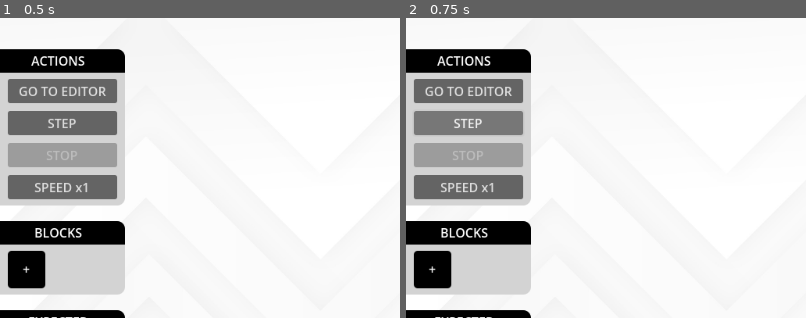
Above: before the commit, frames 1-2 (left to right).
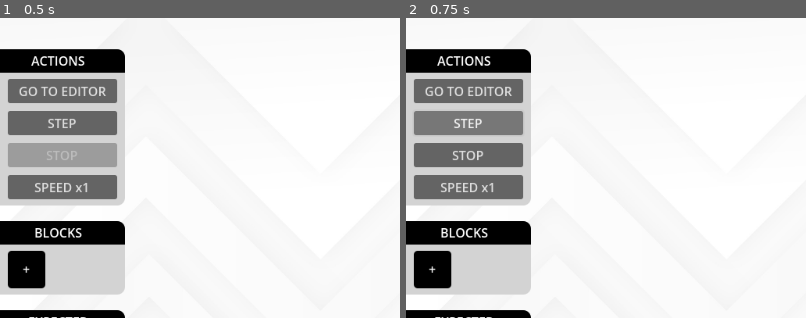
Above: after the commit, the same moments.

Repository: ricoapon/planet-cell
Game: Godot game, scene res://scenes/screens/PlayGridScreen.tscn
Two runs of this game, one before a commit and one after it. Both use one fixed random seed, a clock stepped at 60 frames per second and the inputs below. This scene is started directly instead of the project's main scene.
Inputs:
- Up to frame 1 (0.5 s): no input
- Up to frame 2 (0.75 s): click "STEP" at 0.5 s
The pictures show only the part of the screen within x 0-50%, y 0-50%; the shares and areas given below are measured in that part.

Frame 1 is identical in both runs. In frame 2, 2.1% of the frame differs, in the area x 2-30%, y 41-50%.
Error before the commit: Invalid call. Nonexistent function 'getBlocksOfType' in base 'Nil'. (res://scripts/logic/grids/GridExecution.gd:13)
Error after the commit: Invalid call. Nonexistent function 'getBlocksOfType' in base 'Nil'. (res://scripts/logic/grids/GridExecution.gd:15)

Commit message:
Improve grid execution visuals

Diff:
--- a/scenes/components/grids/GridExecutionView.gd
+++ b/scenes/components/grids/GridExecutionView.gd
@@ -12,6 +12,7 @@
 	grid = grid_view.grid
 	grid_execution = GridExecution.new(grid)
 	z_index = 3
+	_update_output_view()
 
 	position = grid_view.position
 
@@ -27,30 +28,13 @@
 	return grid_execution.has_next_step()
 
 func _draw():
-	for powered_edge in grid_execution.next_powered_edges:
-		# Starting point is with edge null.
-		if powered_edge.from == null:
-			draw_circle(to_middle_vector(powered_edge.to.x, powered_edge.to.y), 10, Color.RED)
-			continue
-
-		var x = powered_edge.from.x
-		var y = powered_edge.from.y
-		if powered_edge.from.x == powered_edge.to.x:
-			if powered_edge.from.y < powered_edge.to.y:
-				y += powered_edge.step
-			else:
-				y -= powered_edge.step
-		else:
-			if powered_edge.from.x < powered_edge.to.x:
-				x += powered_edge.step
-			else:
-				x -= powered_edge.step
-
-		var middle = to_middle_vector(x, y)
+	for active_coordinate in grid_execution.show_as_active.keys():
+		var middle = to_middle_vector(active_coordinate)
 		draw_circle(middle, 10, Color.RED)
 
 		# TODO: Find a better way to display power.
-		draw_string(get_theme_default_font(), middle, str(powered_edge.power))
+		var power = grid_execution.show_as_active.get_value(active_coordinate)
+		draw_string(get_theme_default_font(), middle, str(power))
 
-func to_middle_vector(x: int, y: int) -> Vector2:
-	return GridCalculations.determine_middle(Coordinate.new(x, y), grid_view.CELL_SIZE, grid_view.spacing)
+func to_middle_vector(coordinate: Coordinate) -> Vector2:
+	return GridCalculations.determine_middle(coordinate, grid_view.CELL_SIZE, grid_view.spacing)
--- a/scenes/screens/PlayGridScreen.gd
+++ b/scenes/screens/PlayGridScreen.gd
@@ -24,11 +24,10 @@
 		grid_execution_view.init($Grids/GridView, ordered_output_view)
 		$Grids.add_child(grid_execution_view)
 		StopButton.disabled = false
-
-	grid_execution_view.next_step()
-	if not grid_execution_view.has_next_step():
-		_on_stop_button_pressed()
-
+	else:
+		grid_execution_view.next_step()
+		if not grid_execution_view.has_next_step():
+			_on_stop_button_pressed()
 
 func _on_stop_button_pressed() -> void:
 	grid_execution_view.queue_free()
--- a/scripts/logic/blocks/StarterBlock.gd
+++ b/scripts/logic/blocks/StarterBlock.gd
@@ -1,17 +1,10 @@
 class_name StarterBlock
 extends AbstractBlock
 
-func activate(powered_edge: PoweredEdge, out: Array[Edge]) -> Array[PoweredEdge]:
-	# If any power comes back, we stop. But this method is also called on the first activation, which
-	# should continue. We can differentiate these situations by checking if from is null. This should
-	# only happen on the first activation.
-	if powered_edge.from != null:
-		return []
-
-	# To work around typing issues with map, we do this.
-	var result: Array[PoweredEdge]
-	result.assign(out.map(func(e): return e.to_powered_edge(1, powered_edge.to)))
-	return result
+func activate(_powered_edge: PoweredEdge, _out: Array[Edge]) -> Array[PoweredEdge]:
+	# If any power comes back, we stop. Activating the first time is not done using
+	# this method, so we don't need to take that into account.
+	return []
 
 func type() -> Type:
 	return Type.STARTER
--- a/scripts/logic/edges/PoweredEdge.gd
+++ b/scripts/logic/edges/PoweredEdge.gd
@@ -7,23 +7,31 @@
 var length: int
 
 # Mutable
-var step: int = 1
+var step: int = 0
 
 func _init(_from: Coordinate, _to: Coordinate, _power: int):
 	from = _from
 	to = _to
 	power = _power
-
-	# Starting edge has null, so we do it like this.
-	if from == null:
-		length = 1
-	else:
-		# It shouldn't need rounding, but because distance_to is a float I thought it would be better to
-		# convert to an int like this.
-		length = round(Vector2i(from.x, from.y).distance_to(Vector2i(to.x, to.y)))
+	length = round(Vector2i(from.x, from.y).distance_to(Vector2i(to.x, to.y)))
 
 func to_edge() -> Edge:
 	return Edge.new(from, to)
 
 func _to_string() -> String:
 	return "PoweredEdge[%s,%s,%s,%s,%s]" % [from, to, power, length, step]
+
+func determine_step_coordinate() -> Coordinate:
+	var x = from.x
+	var y = from.y
+	if from.x == to.x:
+		if from.y < to.y:
+			y += step
+		else:
+			y -= step
+	else:
+		if from.x < to.x:
+			x += step
+		else:
+			x -= step
+	return Coordinate.new(x, y)
--- /dev/null
+++ b/scripts/logic/grids/CoordinateDictionary.gd
@@ -0,0 +1,25 @@
+class_name CoordinateDictionary
+extends RefCounted
+
+var _dict: Dictionary
+
+func add(key: Coordinate, value: int):
+	_dict[key.to_dict()] = value
+
+func has(key: Coordinate) -> bool:
+	return _dict.has(key.to_dict())
+
+func get_value(key: Coordinate) -> int:
+	return _dict[key.to_dict()]
+
+func increment(key: Coordinate, value: int):
+	if not has(key):
+		add(key, 0)
+	_dict[key.to_dict()] += value
+
+func keys() -> Array[Coordinate]:
+	# Typing issues...
+	var result: Array[Coordinate] = []
+	for value in _dict.keys().map(func(d): return Coordinate.from_dict(d)):
+		result.append(value)
+	return result
--- a/scripts/logic/grids/GridExecution.gd
+++ b/scripts/logic/grids/GridExecution.gd
@@ -4,33 +4,56 @@
 var grid: Grid
 var next_powered_edges: Array[PoweredEdge]
 var current_output: OrderedOutput = OrderedOutput.new()
+# Maps a coordinate to power.
+var show_as_active: CoordinateDictionary
 
 func _init(_grid: Grid):
 	grid = _grid
 
+	# We start with edges from the starter block.
 	# I cannot assign next_powered_edges directly, as casting gives errors. So we work around it.
+	var starter_blocks: Array[Coordinate] = grid.getBlocksOfType(StarterBlock)
 	next_powered_edges = []
-	for e in grid.getBlocksOfType(StarterBlock).map(func(c): return PoweredEdge.new(null, c, 1)):
-		next_powered_edges.append(e)
+	show_as_active = CoordinateDictionary.new()
+	for starter_block in starter_blocks:
+		show_as_active.add(starter_block, 1)
+		for edge in grid.edges.find_edges_connecting_to(starter_block):
+			# Edges don't have a direction, but powered edges do. So we need to make sure
+			# we initialize with the right direction.
+			if (starter_block.equals(edge.from)):
+				next_powered_edges.append(PoweredEdge.new(edge.from, edge.to, 1))
+			else:
+				next_powered_edges.append(PoweredEdge.new(edge.to, edge.from, 1))
 
 func next_step():
 	var new_next_powered_edges: Array[PoweredEdge] = []
 	var new_output: Array[SingleOutput] = []
+	show_as_active = CoordinateDictionary.new()
 	for powered_edge in next_powered_edges:
 		var current_coordinate = powered_edge.to
 		var current_block = grid.getBlock(current_coordinate)
 
+		# Edges always start with step at 0, so we increment as a first action.
+		powered_edge.step += 1
+
 		# If an edge has length 5 (for example), we need to take 5 steps before we actually activate.
 		if powered_edge.length > powered_edge.step:
-			powered_edge.step += 1
 			new_next_powered_edges.append(powered_edge)
 			continue
 
 		new_next_powered_edges += current_block.activate(powered_edge, _determine_next_edges(powered_edge))
 		if not SingleOutput.new().equals(current_block.get_output()):
 			new_output.append(current_block.get_output())
+			# The GUI doesn't show the activation of this output block. To make it more logical for
+			# players, we show a final active node. We also need to take into account that multiple
+			# powered edges could trigger output. So we need to sum those.
+			show_as_active.increment(powered_edge.determine_step_coordinate(), powered_edge.power)
 
 	next_powered_edges = _merge_powered_edges(new_next_powered_edges)
+
+	for powered_edge in next_powered_edges:
+		show_as_active.add(powered_edge.determine_step_coordinate(), powered_edge.power)
+
 	if not new_output.is_empty():
 		current_output.next_row()
 		for output in new_output:
@@ -64,7 +87,7 @@
 # Locate all other edges from a block that are not the powered edge.
 func _determine_next_edges(powered_edge: PoweredEdge) -> Array[Edge]:
 	return grid.neighbours(powered_edge.to).filter(
-		func(e: Edge): return powered_edge.from == null or (e.as_string() != powered_edge.to_edge().as_string()))
+		func(e: Edge): return e.as_string() != powered_edge.to_edge().as_string())
 
 func has_next_step() -> bool:
 	return not next_powered_edges.is_empty()
Not shown, added: scripts/logic/grids/CoordinateDictionary.gd.uid
